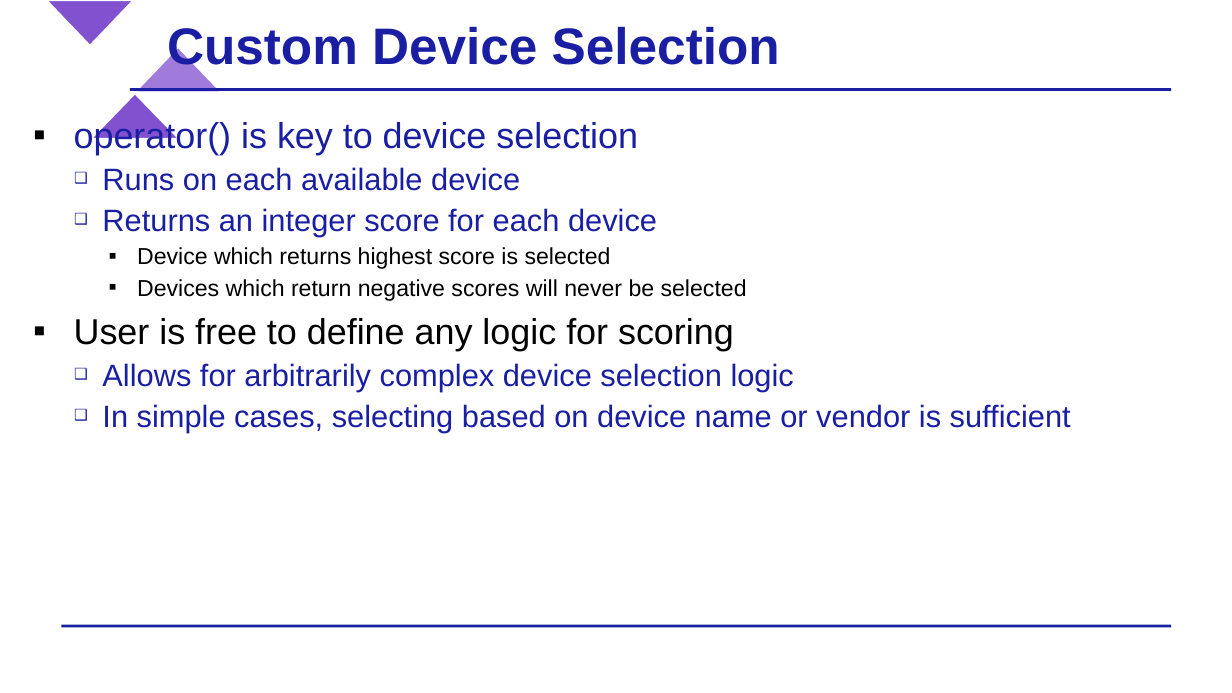
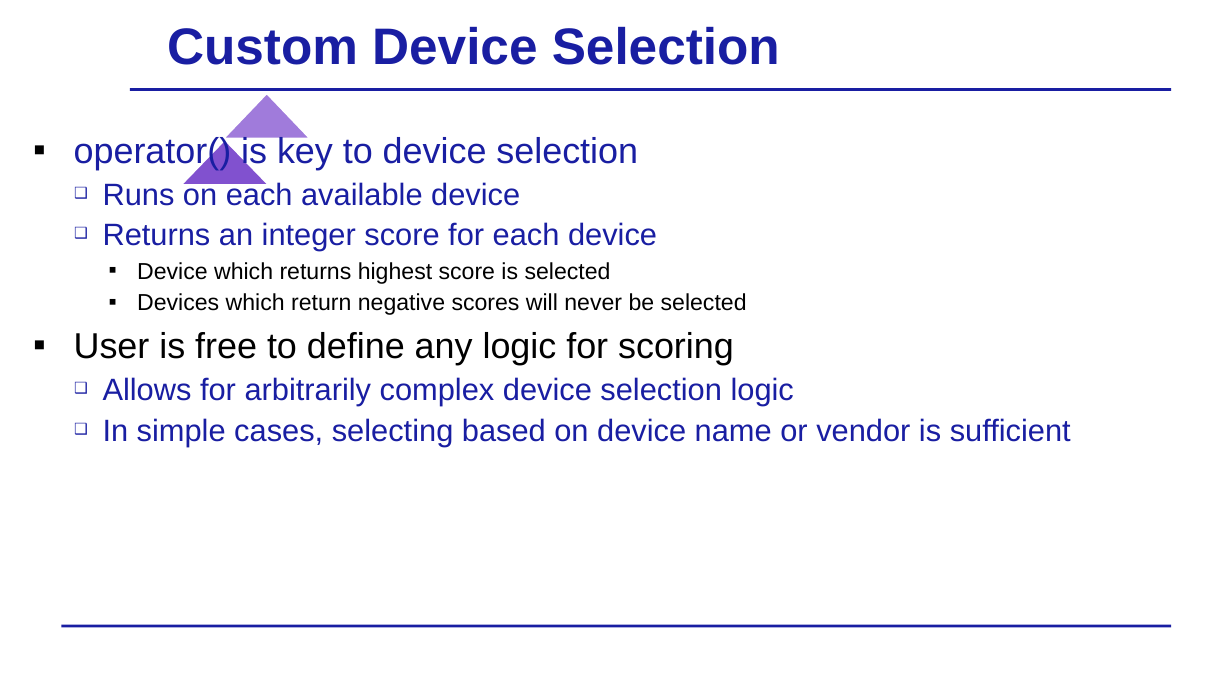
Before and after one commit to BenjaminMFindley/Reconfig-2-SYCL-DPCPP, a slide deck: slide 7 of Slides/SYCL_lecture_combined.pptx. Drawn at 1232x693 pixels with LibreOffice and Linux fonts; fonts in the diff are those of the drawing; background and template pictures are left out. Boxes give left, top, right and bottom in pixels: in the first picture for what was removed or moved away, otherwise in the second. Text is boxed around its words. In the diff, an @@ line names an element or a change of style, - is before the commit and + after.

```diff
--- a/Slides/SYCL_lecture_combined.pptx
+++ b/Slides/SYCL_lecture_combined.pptx
@@ triangle removed at (45,0,134,46) @@
@@ triangle: place and size @@
-triangle at (134,46,223,92)
+triangle at (223,92,311,139)
@@ text "operator() is key to device ...": place and size @@
-text "operator() is key to device ..." at (74,120,1071,432)
+text "operator() is key to device ..." at (74,135,1071,447)
@@ triangle: place and size @@
-triangle at (90,92,179,139)
+triangle at (180,140,270,186)
```
Also in this commit, not shown: 28 other slides changed.
